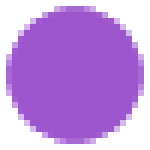
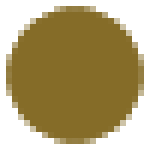
Layer changes from the first 150px x 150px image to the second:
hid "uva" over [6, 6, 144, 144]
showed "marron copia" over [6, 6, 144, 144]
